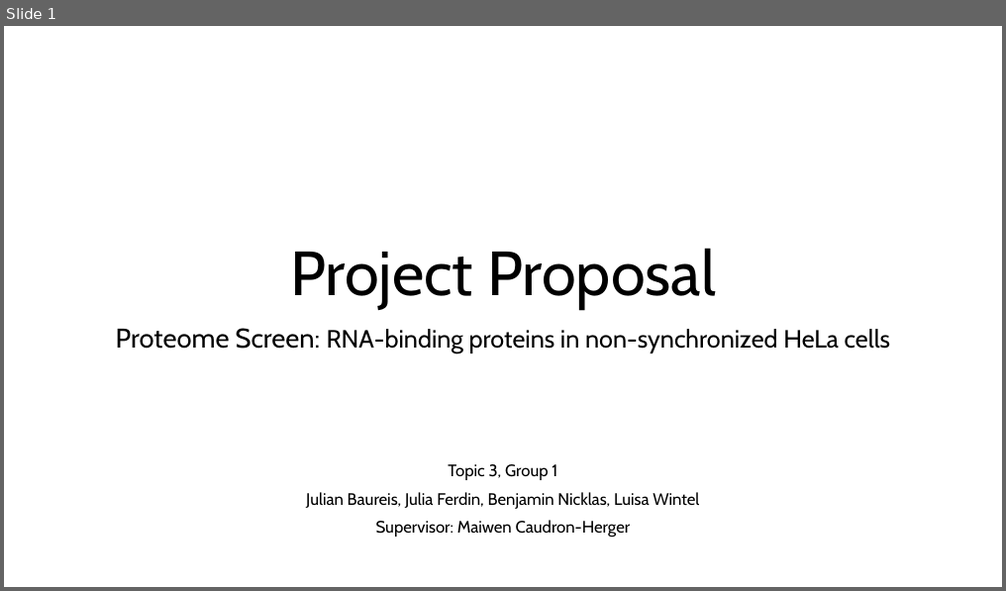
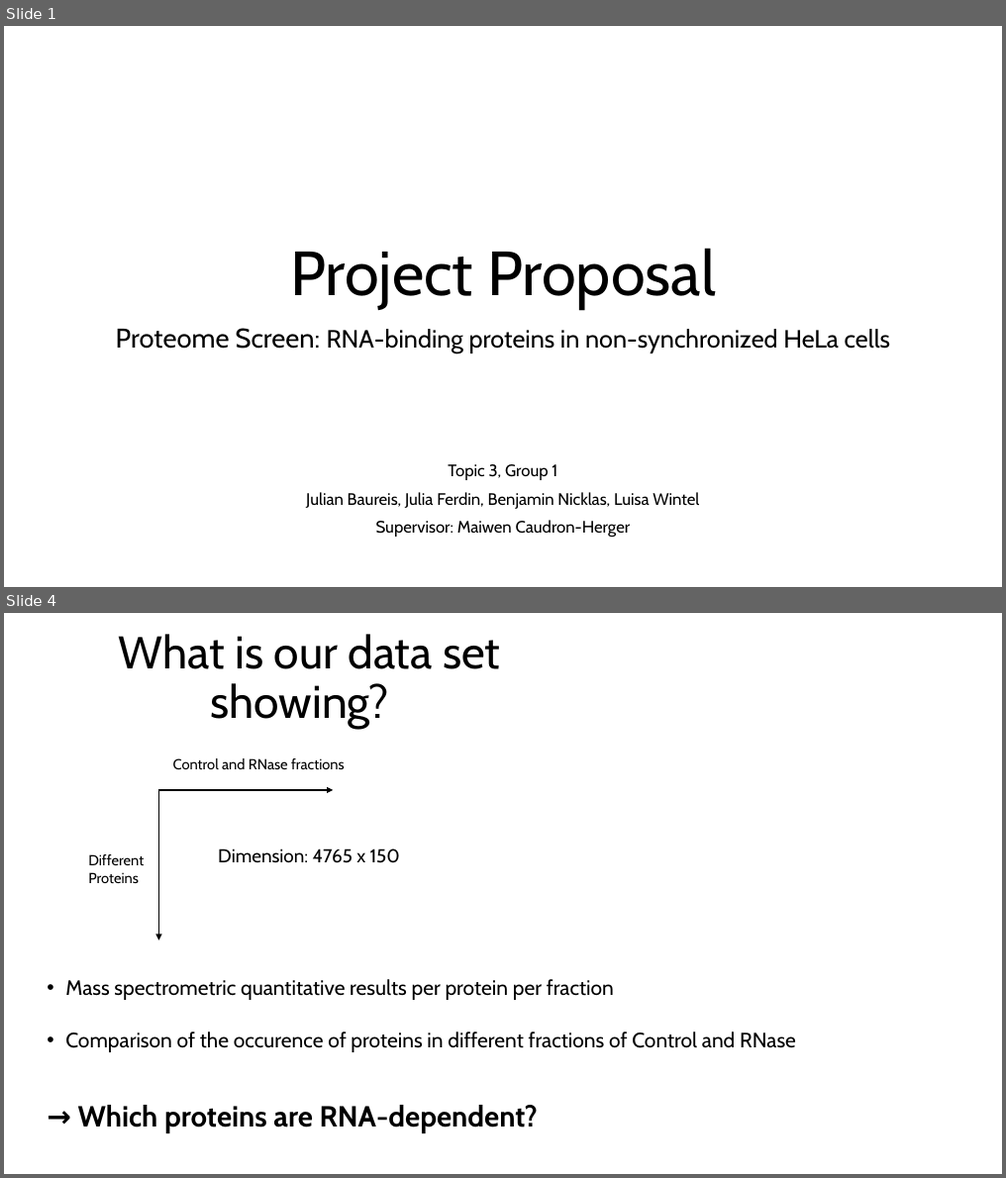
Before and after one commit to MichelaPozzi/2025-topic-03-group-01, a slide deck: Project Proposal Ben.pptx. Shown one above the other, each under a label of ours: slide 1 before the commit, slides 1 and 4 after it; the slides between them are not shown. The pictures are 1006x591 and 1006x1178 pixels, drawn with LibreOffice and Linux fonts; fonts in the diff are those of the drawing. Boxes give left, top, right and bottom in pixels: in the first picture for what was removed or moved away, otherwise in the second. Text is boxed around its words. In the diff, an @@ line names an element or a change of style, - is before the commit and + after.

```diff
--- a/Project Proposal Ben.pptx
+++ b/Project Proposal Ben.pptx
@@ slide 4 added at (4,613,1002,1174), background #FFFFFF @@
@@ title added at (119,634,500,729), 44 pt, text #000000 @@
+What is our data set showing?
@@ text added at (173,759,345,770), 14 pt, text #000000 @@
+Control and RNase fractions
@@ arrow added from (159, 790) to (159, 940), #000000 1.5 pt @@
@@ arrow added from (159, 790) to (334, 790), #000000 1.5 pt @@
@@ text added at (218,849,400,863), 18 pt, text #000000 @@
+Dimension: 4765 x 150
@@ text added at (88,855,144,883), 14 pt, text #000000 @@
+Different Proteins
@@ text added at (65,979,796,1134), 20 pt, text #000000 @@
+• Mass spectrometric quantitative results per protein per fraction
+• Comparison of the occurence of proteins in different fractions of Control and RNase
+→ Which proteins are RNA-dependent?
```
Also in this commit, not shown: 2 other slides added.
